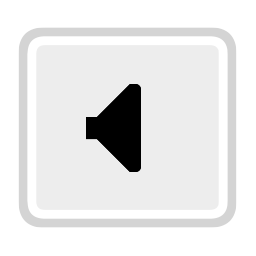
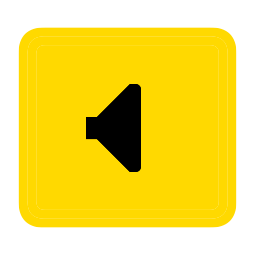
Revision of a layered 256×256 image; what changed, layer by layer:
added layer "Layer 1" above "Vector Smart Object" over [18, 27, 237, 228]
